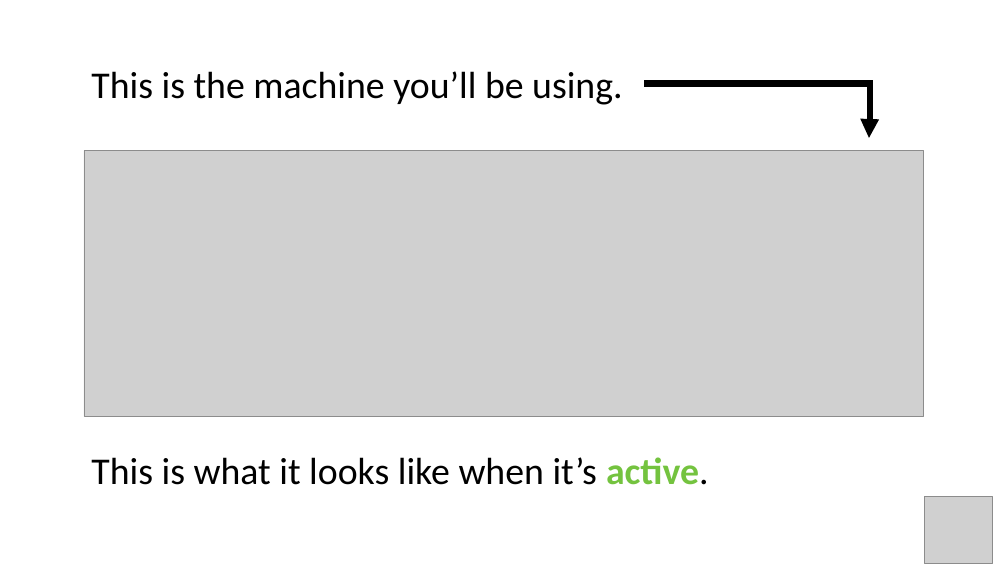
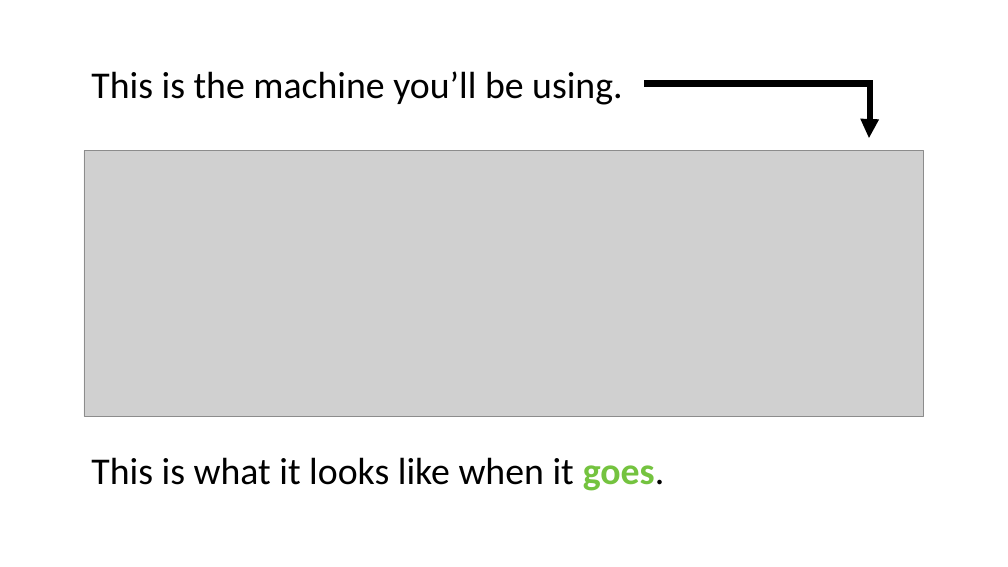
Before and after one commit to rgelpi/rgelpi.github.io, a slide deck: slide 4 of trayBlicket/vid/video.pptx. Drawn at 1008x567 pixels with LibreOffice and Linux fonts; fonts in the diff are those of the drawing; grey boxes stand for pictures. Boxes give left, top, right and bottom in pixels: in the first picture for what was removed or moved away, otherwise in the second. Text is boxed around its words. In the diff, an @@ line names an element or a change of style, - is before the commit and + after.

```diff
--- a/trayBlicket/vid/video.pptx
+++ b/trayBlicket/vid/video.pptx
@@ text at [91, 457, 664, 491]: text changed @@
-This is what it looks like when it’s active.
+This is what it looks like when it goes.
@@ picture removed at [925, 496, 992, 563] @@
```
Also in this commit, not shown: 2 other slides changed, 10 other files.
